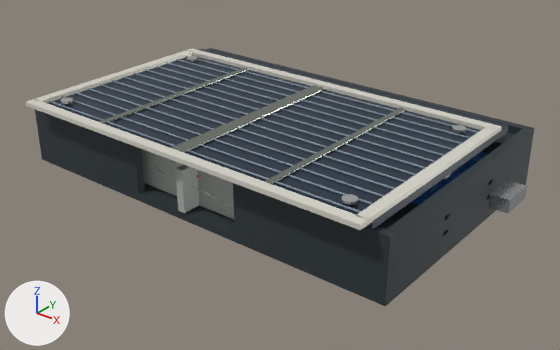
What one commit did to the glTF model assets/3d/flashlight-assembly-blender-candidate.glb.
Both versions are drawn from a 50 mm lens placed at (0.112, -0.1382, 0.0777), pointed at (0.0034, -0.0025, -0.0065). Lighting does not change. The marker at lower left points along +X, +Y and +Z. The picture after the commit comes second. Where no turn or scale is listed for an object, it has been applied to the vertices.

The first picture shows 'charge_module', 'charge_usb_c_port', 'enclosure', 'solar_bus', 'solar_bus.001', 'solar_center_divider', 'solar_frame_bottom', 'solar_frame_left', 'solar_frame_right', 'solar_frame_top', 'solar_panel_placeholder', 'switch' and 18 more.
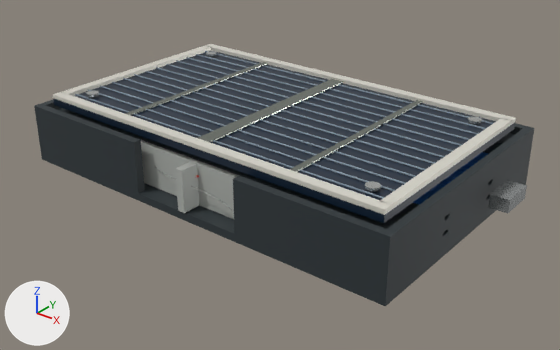
The edits, one by one:
Object 'solar_panel_placeholder' (ob_solar_panel_placeholder) moves from (0.0, -0.004, 0.0088) to (0.0, 0.0, 0.0084).
Object 'solar_bus.001' (ob_solar_bus_001) moves from (0.025, -0.004, 0.00118) to (0.025, 0.0, 0.00118).
Object 'solar_center_divider' (ob_solar_center_divider) moves from (0.0, -0.004, 0.00122) to (0.0, 0.0, 0.00122).
Object 'solar_frame_bottom' (ob_solar_frame_bottom) moves from (0.0, -0.0317, 0.00135) to (0.0, -0.0277, 0.00135).
Object 'solar_frame_left' (ob_solar_frame_left) moves from (-0.0477, -0.004, 0.00135) to (-0.0477, 0.0, 0.00135).
Object 'solar_frame_right' (ob_solar_frame_right) moves from (0.0477, -0.004, 0.00135) to (0.0477, 0.0, 0.00135).
Object 'solar_frame_top' (ob_solar_frame_top) moves from (0.0, 0.0237, 0.00135) to (0.0, 0.0277, 0.00135).

What differs and where, as boxes (x1, y1, x2, y2) in the pictures (560 x 350 px):
'solar_panel_placeholder', moved
    before: (47, 49, 508, 230)
    after: (53, 50, 515, 223)
'solar_frame_bottom', moved
    before: (26, 99, 369, 230)
    after: (53, 92, 392, 215)
'solar_frame_top', moved
    before: (186, 48, 502, 134)
    after: (206, 44, 516, 125)
'solar_frame_right', moved
    before: (356, 127, 497, 225)
    after: (380, 119, 511, 209)
'solar_center_divider', moved
    before: (171, 85, 326, 153)
    after: (198, 79, 343, 143)
'solar_frame_left', moved
    before: (35, 50, 192, 103)
    after: (62, 45, 211, 96)
'solar_bus.001', moved
    before: (264, 108, 406, 184)
    after: (289, 100, 423, 172)
'solar_cell_line', moved (mostly hidden)
    before: (49, 101, 361, 213)
    after: (75, 94, 384, 199)
'solar_cell_line.002', moved (mostly hidden)
    before: (75, 92, 384, 197)
    after: (100, 85, 405, 184)
'solar_cell_line.003', moved (mostly hidden)
    before: (88, 88, 395, 189)
    after: (112, 82, 415, 177)
'solar_cell_line.001', moved (mostly hidden)
    before: (62, 96, 373, 205)
    after: (88, 90, 395, 191)
'solar_cell_line.004', moved (mostly hidden)
    before: (100, 84, 405, 182)
    after: (123, 78, 426, 170)
'solar_cell_line.005', moved (mostly hidden)
    before: (112, 80, 416, 175)
    after: (134, 74, 435, 164)
'solar_cell_line.006', moved
    before: (123, 76, 426, 169)
    after: (145, 71, 445, 158)
'solar_bus', moved (mostly hidden)
    before: (99, 68, 249, 124)
    after: (125, 62, 268, 116)
'solar_cell_line.007', moved (mostly hidden)
    before: (134, 73, 435, 162)
    after: (156, 67, 454, 152)
'solar_cell_line.008', moved (mostly hidden)
    before: (145, 69, 444, 156)
    after: (166, 64, 462, 146)
'solar_cell_line.009', moved (mostly hidden)
    before: (156, 66, 453, 150)
    after: (176, 60, 470, 140)
'solar_cell_line.010', moved
    before: (166, 62, 462, 144)
    after: (186, 57, 479, 135)
'solar_cell_line.011', moved (mostly hidden)
    before: (176, 59, 470, 138)
    after: (196, 54, 486, 129)
'solar_cell_line.012', moved (mostly hidden)
    before: (186, 56, 478, 133)
    after: (205, 51, 493, 124)
'solar_screw_head_2', moved
    before: (341, 194, 358, 205)
    after: (365, 181, 381, 191)
'solar_screw_head_4', moved
    before: (452, 125, 467, 133)
    after: (468, 117, 482, 124)
'solar_screw_head_1', moved
    before: (60, 97, 73, 104)
    after: (86, 90, 99, 97)
'solar_screw_head_3', moved
    before: (187, 56, 198, 61)
    after: (206, 51, 217, 56)
